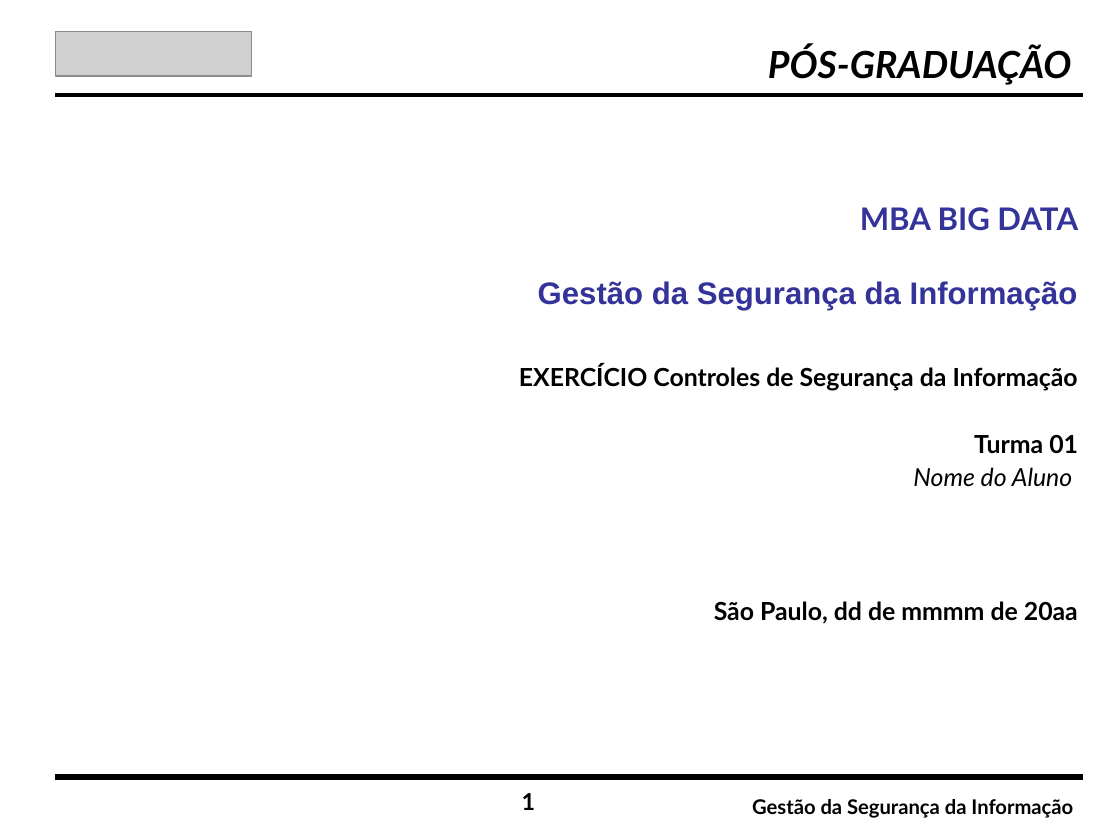
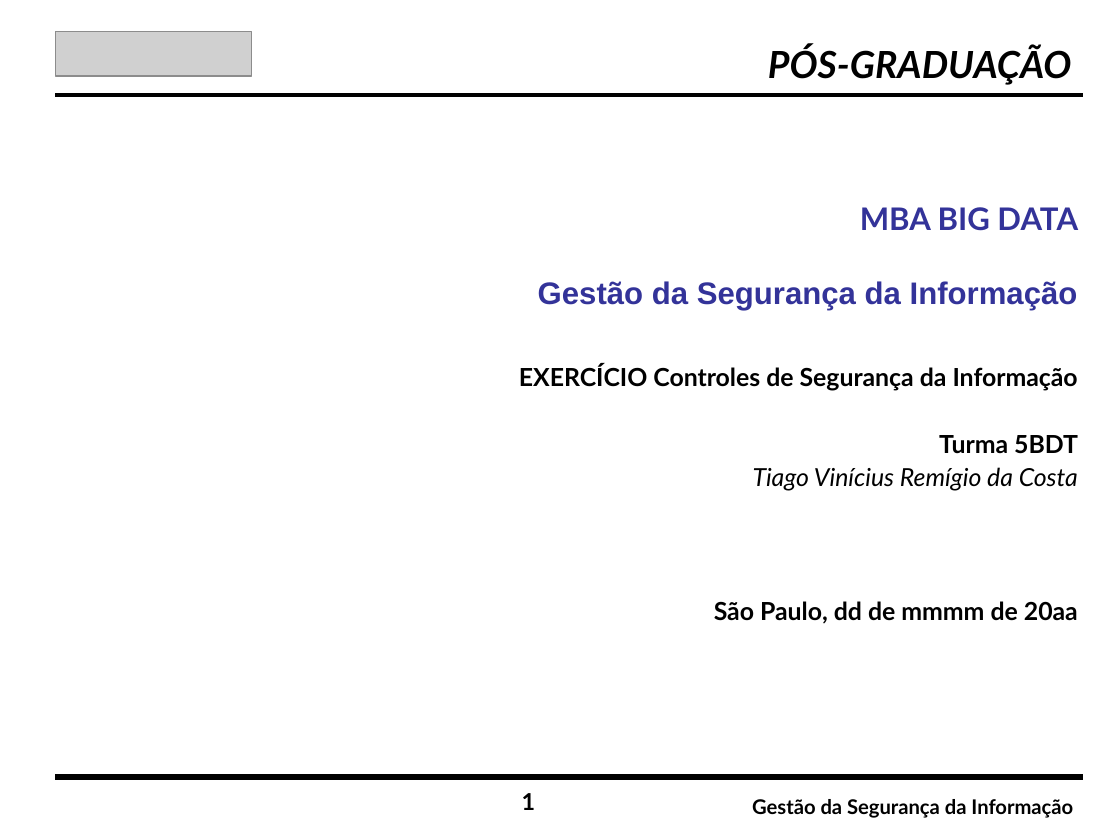
Before and after one commit to vinicius85/fiap-bdt, a slide deck: slide 1 of seguranca/Exercicio.Controles.S.I.Big.Data.Padrao.V.2.0.ppt. Drawn at 1120x840 pixels with LibreOffice and Linux fonts; fonts in the diff are those of the drawing; grey boxes stand for pictures. Boxes give left, top, right and bottom in pixels: in the first picture for what was removed or moved away, otherwise in the second. Text is boxed around its words. In the diff, an @@ line names an element or a change of style, - is before the commit and + after.

```diff
--- a/seguranca/Exercicio.Controles.S.I.Big.Data.Padrao.V.2.0.ppt
+++ b/seguranca/Exercicio.Controles.S.I.Big.Data.Padrao.V.2.0.ppt
@@ text at (753,435,1078,491): text changed @@
-Turma 01
-Nome do Aluno
+Turma 5BDT
+Tiago Vinícius Remígio da Costa
```
Also in this commit, not shown: 10 other slides changed.
